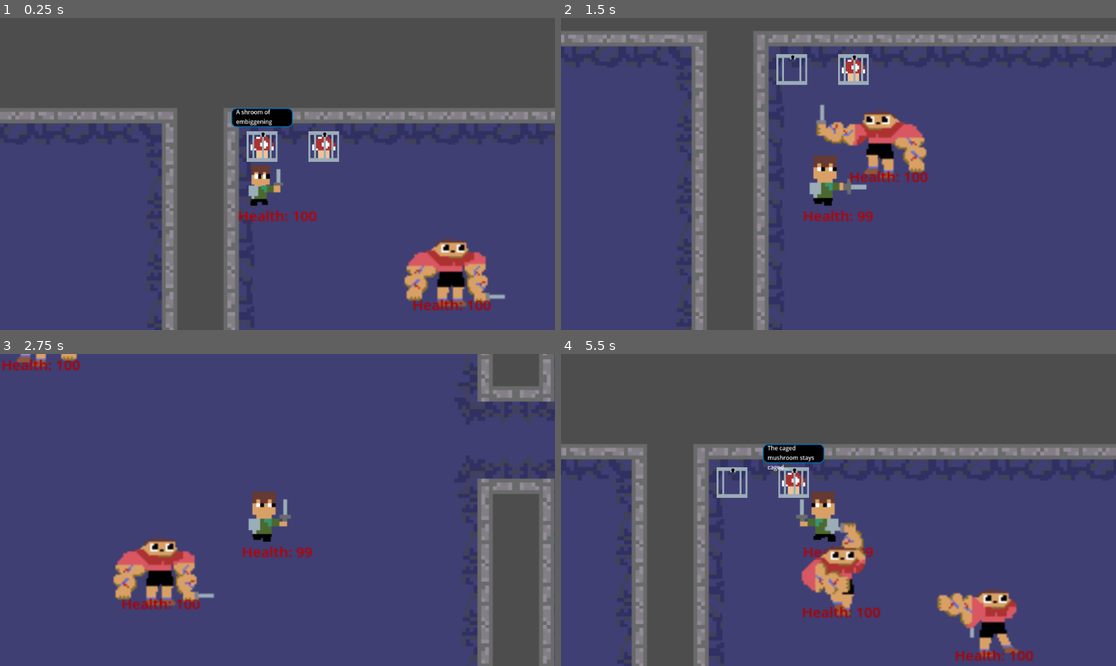
Above: before the commit, frames 1-4 (two rows, left to right).
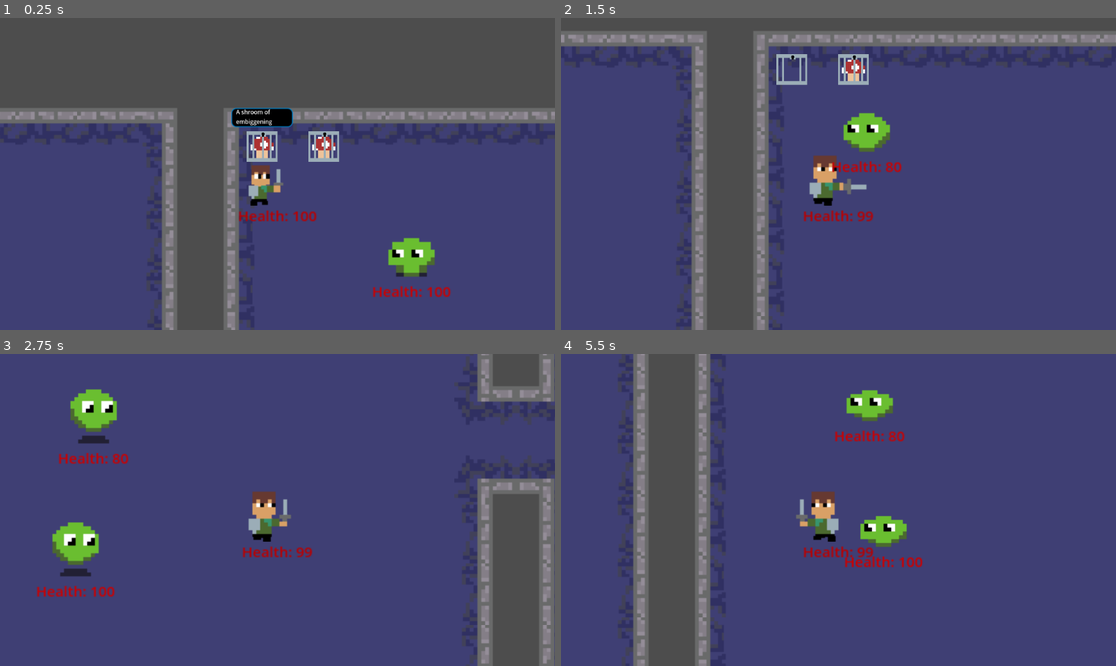
Above: after the commit, the same moments.

Repository: beml201/dungeon_game1
Game: Godot game, scene res://scenes/main.tscn
The game is run twice, just before and just after one commit, with the same random seed, the same clock (stepped at 60 frames per second) and the same inputs. The engine's default icon, where the game draws it, is replaced by a stand-in: a white triangle on a blue panel in a dark square.
Inputs (mouse positions are in pixels of both pictures, inside the frame that each line leads up to):
- Up to frame 1 (0.25 s): no input
- Up to frame 2 (1.5 s): move the mouse to (960, 158) at 0.52 s; hold D (right) 0.53-1.28 s; click (960, 158) at 0.6 s; move the mouse to (727, 189) at 1.27 s; hold S (down) from 1.28 s (still down); click (727, 189) at 1.35 s
- Up to frame 3 (2.75 s): move the mouse to (333, 441) at 2.02 s; release S (down) at 2.03 s; hold D (right) from 2.03 s (still down); click (333, 441) at 2.1 s
- Up to frame 4 (5.5 s): move the mouse to (810, 572) at 2.77 s; release D (right) at 2.78 s; hold W (up) 2.78-3.53 s; click (810, 572) at 2.85 s; move the mouse to (1005, 556) at 3.52 s; hold A (left) 3.53-5.03 s; click (1005, 556) at 3.6 s; move the mouse to (672, 463) at 4.27 s; click (672, 463) at 4.35 s; move the mouse to (866, 510) at 5.02 s; hold S (down) from 5.03 s (still down); click (866, 510) at 5.1 s

The runs differ from the first frame. In frame 1, 3.2% of the frame differs, in the area x 67-92%, y 70-94%; in frame 2, 2.8%; in frame 3, 5.5%; in frame 4, 39%, in the area x 0-100%, y 0-100%.

Commit message:
Revert "Fixed attacks and added idles for crawler and arm guy"
This reverts commit 68b4ad3288b3323fc0d3bbc080bf6a351fabecaa.

Diff:
--- a/scenes/mob_arms.tscn
+++ b/scenes/mob_arms.tscn
@@ -54,27 +54,11 @@
 "values": [0, 6, 0]
 }
 
-[sub_resource type="Animation" id="Animation_0y1vs"]
-resource_name = "walk"
-tracks/0/type = "value"
-tracks/0/imported = false
-tracks/0/enabled = true
-tracks/0/path = NodePath("Sprite2D:frame")
-tracks/0/interp = 1
-tracks/0/loop_wrap = true
-tracks/0/keys = {
-"times": PackedFloat32Array(0, 0.166667, 0.333333, 0.5, 0.666667, 0.833333),
-"transitions": PackedFloat32Array(1, 1, 1, 1, 1, 1),
-"update": 1,
-"values": [0, 1, 2, 3, 4, 5]
-}
-
 [sub_resource type="AnimationLibrary" id="AnimationLibrary_dgrj1"]
 _data = {
 "RESET": SubResource("Animation_wr40a"),
 "attack": SubResource("Animation_oc42a"),
-"damaged": SubResource("Animation_35ix1"),
-"walk": SubResource("Animation_0y1vs")
+"damaged": SubResource("Animation_35ix1")
 }
 
 [sub_resource type="CircleShape2D" id="CircleShape2D_p3hlt"]
@@ -113,10 +97,6 @@
 
 [node name="attack_cooldown" type="Timer" parent="."]
 
-[node name="idle" type="Timer" parent="."]
-wait_time = 0.15
-autostart = true
-
 [node name="HealthLabel" type="Label" parent="."]
 offset_left = -36.0
 offset_top = 25.0
@@ -133,4 +113,3 @@
 [connection signal="body_entered" from="enemy_hitbox" to="." method="_on_enemy_hitbox_body_entered"]
 [connection signal="body_exited" from="enemy_hitbox" to="." method="_on_enemy_hitbox_body_exited"]
 [connection signal="timeout" from="attack_cooldown" to="." method="_on_attack_cooldown_timeout"]
-[connection signal="timeout" from="idle" to="." method="_on_idle_timeout"]
--- a/scenes/mob_crawl.tscn
+++ b/scenes/mob_crawl.tscn
@@ -57,7 +57,7 @@
 hframes = 5
 
 [node name="body" type="CollisionShape2D" parent="."]
-position = Vector2(-8, 2)
+position = Vector2(-6, 2)
 shape = SubResource("CircleShape2D_h2tc0")
 
 [node name="AnimationPlayer" type="AnimationPlayer" parent="."]
@@ -81,10 +81,6 @@
 [node name="attack_cooldown" type="Timer" parent="."]
 wait_time = 0.5
 
-[node name="idle" type="Timer" parent="."]
-wait_time = 0.15
-autostart = true
-
 [node name="HealthLabel" type="Label" parent="."]
 offset_left = -43.0
 offset_top = 19.0
@@ -96,8 +92,6 @@
 
 [connection signal="body_entered" from="view" to="." method="_on_view_body_entered"]
 [connection signal="body_exited" from="view" to="." method="_on_view_body_exited"]
-[connection signal="area_entered" from="enemy_hitbox" to="." method="_on_enemy_hitbox_area_entered"]
 [connection signal="body_entered" from="enemy_hitbox" to="." method="_on_enemy_hitbox_body_entered"]
 [connection signal="body_exited" from="enemy_hitbox" to="." method="_on_enemy_hitbox_body_exited"]
 [connection signal="timeout" from="attack_cooldown" to="." method="_on_attack_cooldown_timeout"]
-[connection signal="timeout" from="idle" to="." method="_on_idle_timeout"]
--- a/scenes/sam.tscn
+++ b/scenes/sam.tscn
@@ -6,7 +6,7 @@
 [ext_resource type="Texture2D" uid="uid://elbhnxur1kgr" path="res://assets/animations/dude big arm static 4fr.png" id="4_q2gbx"]
 [ext_resource type="Texture2D" uid="uid://c411r3xw05if7" path="res://assets/animations/lil dude eye.png" id="5_u7kex"]
 [ext_resource type="Texture2D" uid="uid://c2lwgodbovln4" path="res://assets/animations/lil dude walking.png" id="6_0dgii"]
-[ext_resource type="Script" path="res://scripts/sword_hit.gd" id="6_tsj6v"]
+[ext_resource type="Script" path="res://scenes/sword_hit.gd" id="6_tsj6v"]
 
 [sub_resource type="RectangleShape2D" id="RectangleShape2D_yr0cg"]
 size = Vector2(27, 24)
--- a/scripts/main.gd
+++ b/scripts/main.gd
@@ -35,7 +35,7 @@
 	pass
 
 func add_enemies(difficulty,room_corners):
-	var enemy_types = [Arms]
+	var enemy_types = [Slime]
 	var room_corner := Vector2i(room_corners[Global.rooms_spawned][0],room_corners[Global.rooms_spawned][1])
 	var enemies = 2
 
--- a/scripts/mob_arms.gd
+++ b/scripts/mob_arms.gd
@@ -5,79 +5,50 @@
 var health := 100
 var strength := 1
 var attack_speed := 1.0
-enum {
-	IDLE,
-	NEW_DIR,
-	WALK,
-	CHASE,
-	ATTACK
-}
+
 # Other variables
 var player = null
+var player_chase = false
 var is_attacking = false
-var check_for_damage = false
+var in_range = false
+var damaged = false
 var player_attack_cooldown
-var mob_direction = "right"
-var current_state = IDLE
-var dir = Vector2.LEFT
+var mob_direction = "left"
 #var player_current_attack = false
-#var player_chase = false
 
 func _ready():
-	randomize()
 	Global.connect("player_attack", _take_damage)
 
 func _physics_process(delta):
-	match current_state:
-		IDLE:
-			pass
-		NEW_DIR:
-			dir = choose([Vector2.LEFT, Vector2.RIGHT, Vector2.UP, Vector2.DOWN])
-		WALK:
-			walk()
-		CHASE:
-			chase()
-		ATTACK:
-			attack()
+
+	attack()
 	#deal_with_damage()
+	if player_chase:
+		if not damaged:
+			$AnimationPlayer.play("attack")
+		velocity = player.global_position - global_position
+		$Sprite2D.flip_h = sign(velocity[0])==-1
+		move_and_slide()
+		if velocity[0]>0:
+			mob_direction = "right"
+		elif velocity[0]<0:
+			mob_direction = "left"
 
-func walk():
-	velocity = dir * speed
-	$AnimationPlayer.play("walk")
-	move()
-
-func chase():
-	velocity = player.global_position - global_position
-	$AnimationPlayer.play("attack")
-	move()
+func _take_damage(damage):
+	if in_range and Global.player_direction!=mob_direction:
+		damaged = true
+		$AnimationPlayer.play("damaged")
+		health -= damage
+		$HealthLabel.text = "Health: "+str(max(0,health))
+		if health<=0:
+			queue_free()
 
 func attack():
-	if not is_attacking:
+	if in_range and not is_attacking:
 		is_attacking = true
 		Global.mob_attack.emit(strength)
 		await get_tree().create_timer(attack_speed).timeout
 		is_attacking = false
-
-func move():
-	$Sprite2D.flip_h = sign(velocity[0])==-1
-	move_and_slide()
-	if velocity[0]>0:
-		mob_direction = "right"
-	elif velocity[0]<0:
-		mob_direction = "left"
-
-func _take_damage(damage):
-	if check_for_damage:
-		$AnimationPlayer.play("damaged")
-		health -= damage
-		$HealthLabel.text = "Health: "+str(max(0,health))
-		check_for_damage = false
-		if health<=0:
-			queue_free()
-
-func choose(array):
-	array.shuffle()
-	return array.front()
 
 func get_input():
 	var input_direction = Input.get_vector("left", "right", "up", "down")
@@ -85,43 +56,25 @@
 
 func _on_view_body_entered(body):
 	if body.has_method("player"):
-		$AnimationPlayer.play("attack")
 		player = body
-		current_state = CHASE
-		$idle.paused = true
-#print("chasing")
+		player_chase = true
+#	print("chasing")
 
 func _on_view_body_exited(body):
 	if body.has_method("player"):
 		player = null
-		current_state = IDLE
-		$idle.paused = false
+		player_chase = false
 
 func _on_enemy_hitbox_body_entered(body):
 	if body.has_method("player"):
-		current_state = ATTACK
+		in_range = true
 
 func _on_enemy_hitbox_body_exited(body):
 	if body.has_method("player"):
-		current_state = CHASE
-
-func _on_idle_timeout():
-	$idle.wait_time = choose([0.5, 1, 1.5])
-	current_state = choose([IDLE, NEW_DIR, WALK])
-
-func _on_enemy_hitbox_area_entered(area):
-	if area.has_method("sword"):
-		check_for_damage = true
-
-
-
-
-
-
-
+		in_range = false
 
 func deal_with_damage():
-	if check_for_damage and Global.player_current_attack and Global.player_direction!=mob_direction:
+	if in_range and Global.player_current_attack and Global.player_direction!=mob_direction:
 		#health -= 20
 		player_attack_cooldown = false
 		$attack_cooldown.start()
@@ -130,7 +83,14 @@
 
 func _on_attack_cooldown_timeout() -> void:
 	player_attack_cooldown = true
-	print("slime health =", health)
+	print("arms health =", health)
 	if health <=0:
 	#get_node("AnimationPlayer").play("die")
 		self.queue_free()
+
+
+func _on_animation_player_animation_finished(anim_name):
+	if anim_name == "damaged":
+		damaged = false
+	else:
+		pass
--- a/scripts/mob_crawl.gd
+++ b/scripts/mob_crawl.gd
@@ -1,86 +1,51 @@
 extends CharacterBody2D
+
 
 # MetaData
 var speed = 100 +randi()%20
 var health := 100
 var strength := 1
 var attack_speed := 1.0
-enum {
-	IDLE,
-	NEW_DIR,
-	WALK,
-	CHASE,
-	ATTACK
-}
+
 # Other variables
-#var player_chase = false
 var player = null
+var player_chase = false
 var is_attacking = false
-var check_for_damage = false
+var in_range = false
 var player_attack_cooldown
 var mob_direction = "right"
-var current_state = IDLE
-var dir = Vector2.LEFT
 #var player_current_attack = false
 
 func _ready():
-	randomize()
 	Global.connect("player_attack", _take_damage)
 
 func _physics_process(delta):
-	match current_state:
-		IDLE:
-			pass
-		NEW_DIR:
-			dir = choose([Vector2.LEFT, Vector2.RIGHT, Vector2.UP, Vector2.DOWN])
-		WALK:
-			walk()
-		CHASE:
-			chase()
-		ATTACK:
-			attack()
+	attack()
+	if player_chase:
+		get_node ("AnimationPlayer").play("crawl")
+		velocity = player.global_position - global_position
+		$Sprite2D.flip_h = sign(velocity[0])==-1
+		move_and_slide()
+		if velocity[0]>0:
+			mob_direction = "right"
+			$body.position.x = -6
+		elif velocity[0]<0:
+			mob_direction = "left"
+			$body.position.x = 7
 
-
-	#deal_with_damage()
-
-func walk():
-	velocity = dir * speed
-	move()
-
-func chase():
-	velocity = player.global_position - global_position
-	move()
+func _take_damage(damage):
+	if in_range and Global.player_direction!=mob_direction:
+		health -= damage
+		$HealthLabel.text = "Health: "+str(max(0,health))
+		if health<=0:
+			queue_free()
 
 func attack():
-	if not is_attacking:
+	if in_range and not is_attacking:
 		is_attacking = true
 		Global.mob_attack.emit(strength)
 		await get_tree().create_timer(attack_speed).timeout
 		is_attacking = false
-
-func move():
-	$AnimationPlayer.play("crawl")
-	$Sprite2D.flip_h = sign(velocity[0])==-1
-	move_and_slide()
-	if velocity[0]>0:
-		mob_direction = "right"
-		$body.position.x = -8
-	elif velocity[0]<0:
-		mob_direction = "left"
-		$body.position.x = 8
-
-func _take_damage(damage):
-	if check_for_damage:
-		health -= damage
-		$HealthLabel.text = "Health: "+str(max(0,health))
-		check_for_damage = false
-		if health<=0:
-			queue_free()
-
-func choose(array):
-	array.shuffle()
-	return array.front()
-
 
 func get_input():
 	var input_direction = Input.get_vector("left", "right", "up", "down")
@@ -89,44 +54,24 @@
 func _on_view_body_entered(body):
 	if body.has_method("player"):
 		player = body
-		current_state = CHASE
-		$idle.paused = true
+		player_chase = true
 #	print("chasing")
 
 func _on_view_body_exited(body):
 	if body.has_method("player"):
 		player = null
-		current_state = IDLE
-		$idle.paused = false
+		player_chase = false
 
 func _on_enemy_hitbox_body_entered(body):
 	if body.has_method("player"):
-		current_state = ATTACK
-
+		in_range = true
 
 func _on_enemy_hitbox_body_exited(body):
 	if body.has_method("player"):
-		current_state = CHASE
-
-
-func _on_idle_timeout():
-	$idle.wait_time = choose([0.5, 1, 1.5])
-	current_state = choose([IDLE, NEW_DIR, WALK])
-
-
-func _on_enemy_hitbox_area_entered(area):
-	if area.has_method("sword"):
-		check_for_damage = true
-
-
-
-
-
-
-
+		in_range = false
 
 func deal_with_damage():
-	if check_for_damage and Global.player_current_attack and Global.player_direction!=mob_direction:
+	if in_range and Global.player_current_attack and Global.player_direction!=mob_direction:
 		#health -= 20
 		player_attack_cooldown = false
 		$attack_cooldown.start()
--- a/scripts/mob_slime.gd
+++ b/scripts/mob_slime.gd
@@ -39,7 +39,7 @@
 			chase()
 		ATTACK:
 			attack()
-	$AnimationPlayer.play("jump")
+	get_node ("AnimationPlayer").play("jump")
 
 	#deal_with_damage()
 
@@ -67,7 +67,7 @@
 		mob_direction = "left"
 
 func _take_damage(damage):
-	if check_for_damage:
+	if check_for_damage and Global.player_direction!=mob_direction:
 		health -= damage
 		$HealthLabel.text = "Health: "+str(max(0,health))
 		check_for_damage = false
Not shown: 1 places in scenes/mob_arms.tscn that only renumber resources
Renamed: scripts/sword_hit.gd -> scenes/sword_hit.gd
